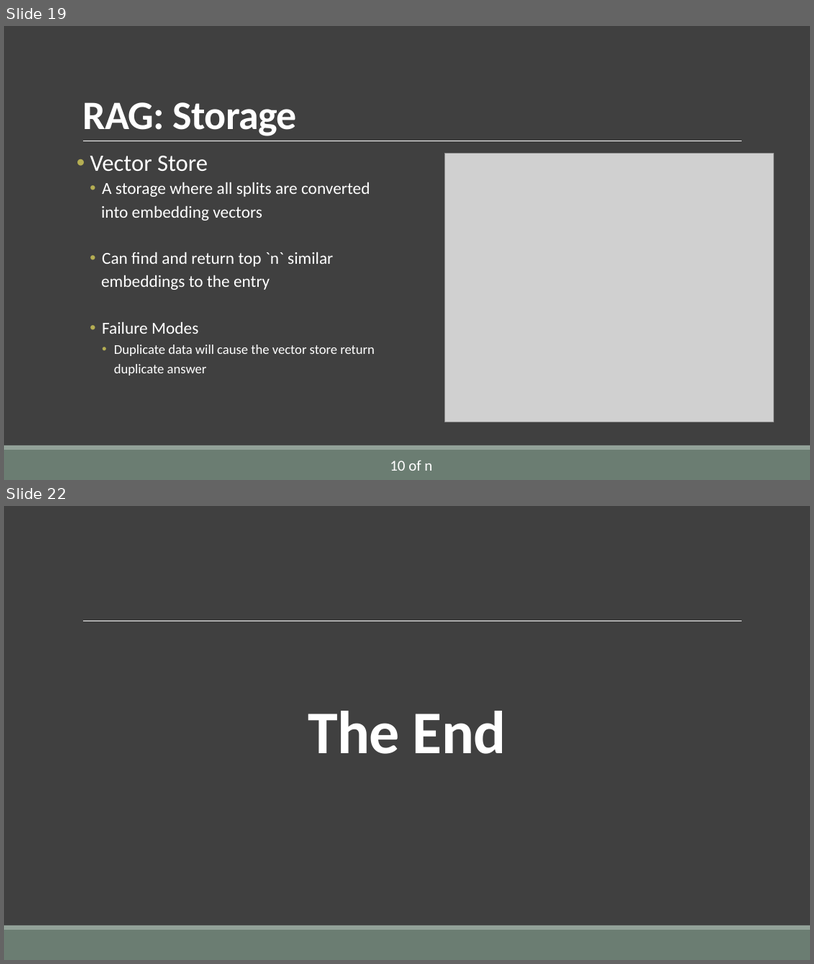
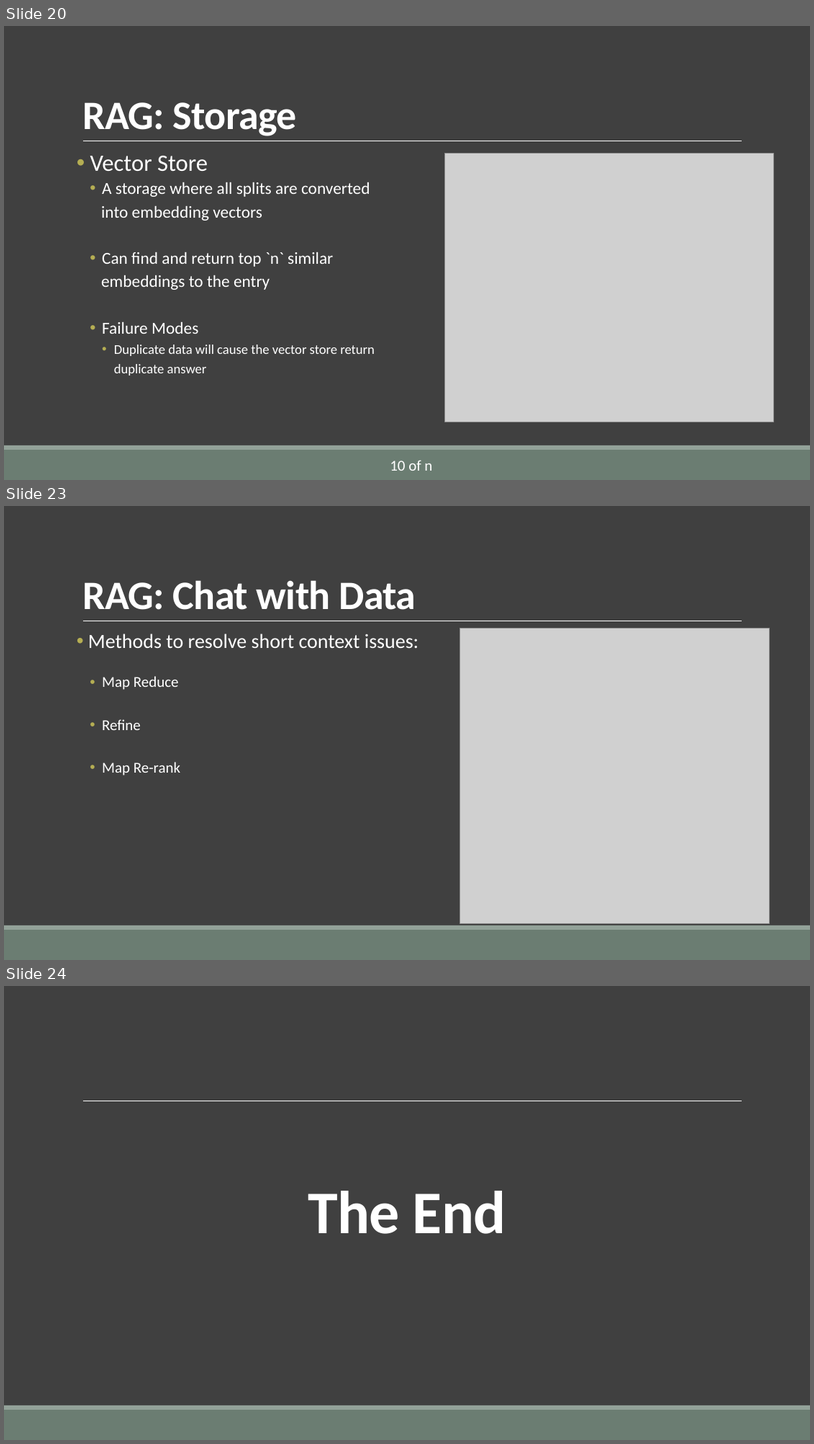
Before and after one commit to AlirezaSaei1/NLP-Assignments, a slide deck: Presentation/Slides/Presentation.pptx. Shown one above the other, each under a label of ours: slides 19 and 22 before the commit, slides 20, 23 and 24 after it; the slides between them are not shown. The pictures are 814x964 and 814x1444 pixels, drawn with LibreOffice and Linux fonts; fonts in the diff are those of the drawing; grey boxes stand for pictures. Boxes give left, top, right and bottom in pixels: in the first picture for what was removed or moved away, otherwise in the second. Text is boxed around its words. In the diff, an @@ line names an element or a change of style, - is before the commit and + after.

Commit message:
Added chat bot code and completed powerpoint slides

```diff
--- a/Presentation/Slides/Presentation.pptx
+++ b/Presentation/Slides/Presentation.pptx
@@ slide 23 added at bbox=[4, 506, 810, 960], background #404040; not listed: 3 template elements that a slide beside it also shows @@
@@ title added at bbox=[82, 580, 416, 610], 48 pt, text #FFFFFF, bold @@
+RAG: Chat with Data
@@ text added at bbox=[88, 633, 419, 775], 24 pt, text #FFFFFF @@
+• Methods to resolve short context issues:
+  • Map Reduce
+  • Refine
+  • Map Re-rank
@@ picture added at bbox=[460, 628, 770, 924] @@
@@ what was slide 19 is now slide 20 @@
@@ what was slide 22 is now slide 24 @@
```
Also in this commit, not shown: 4 slides changed, 1 other slide added, 1 other file.
